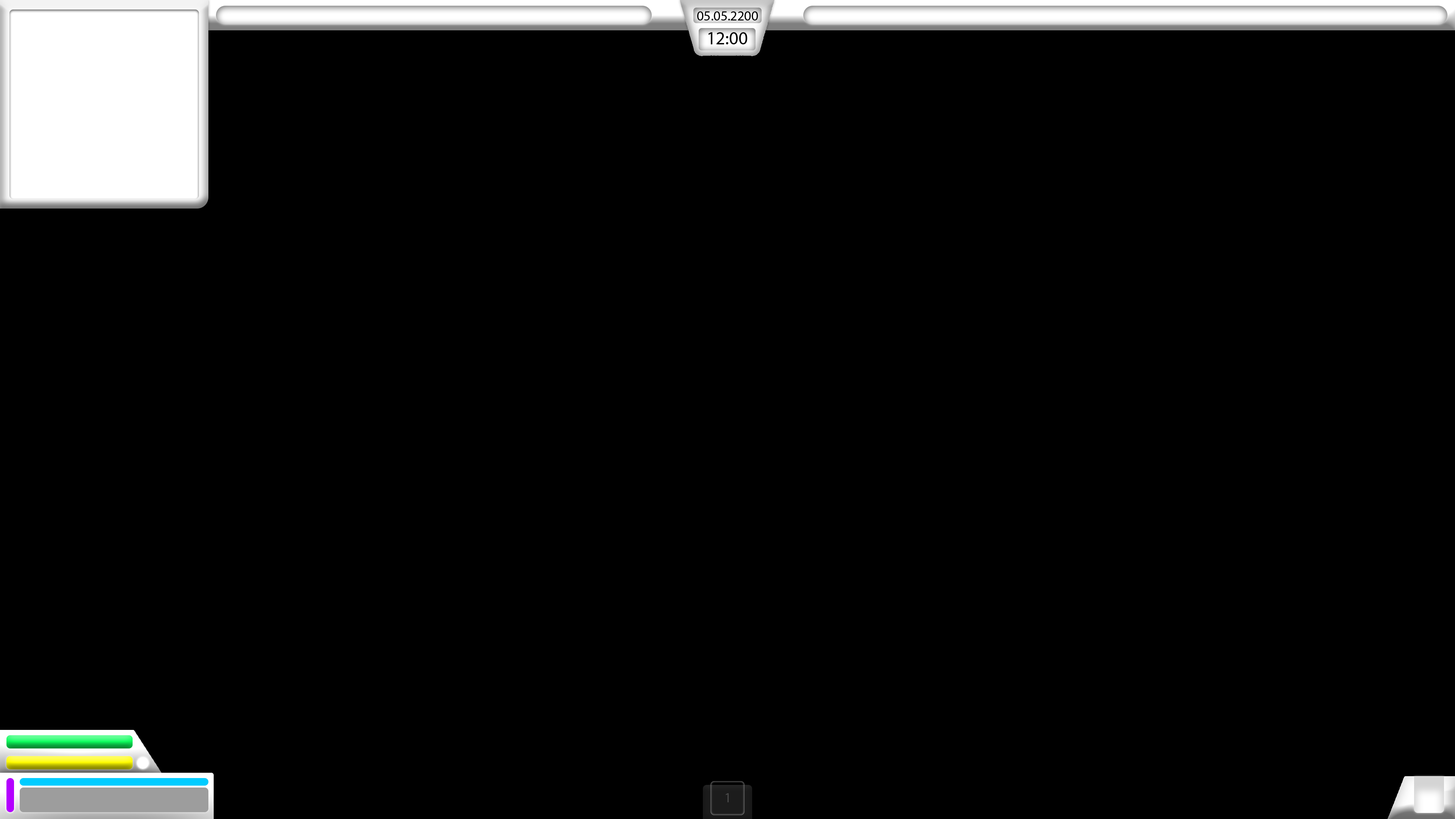
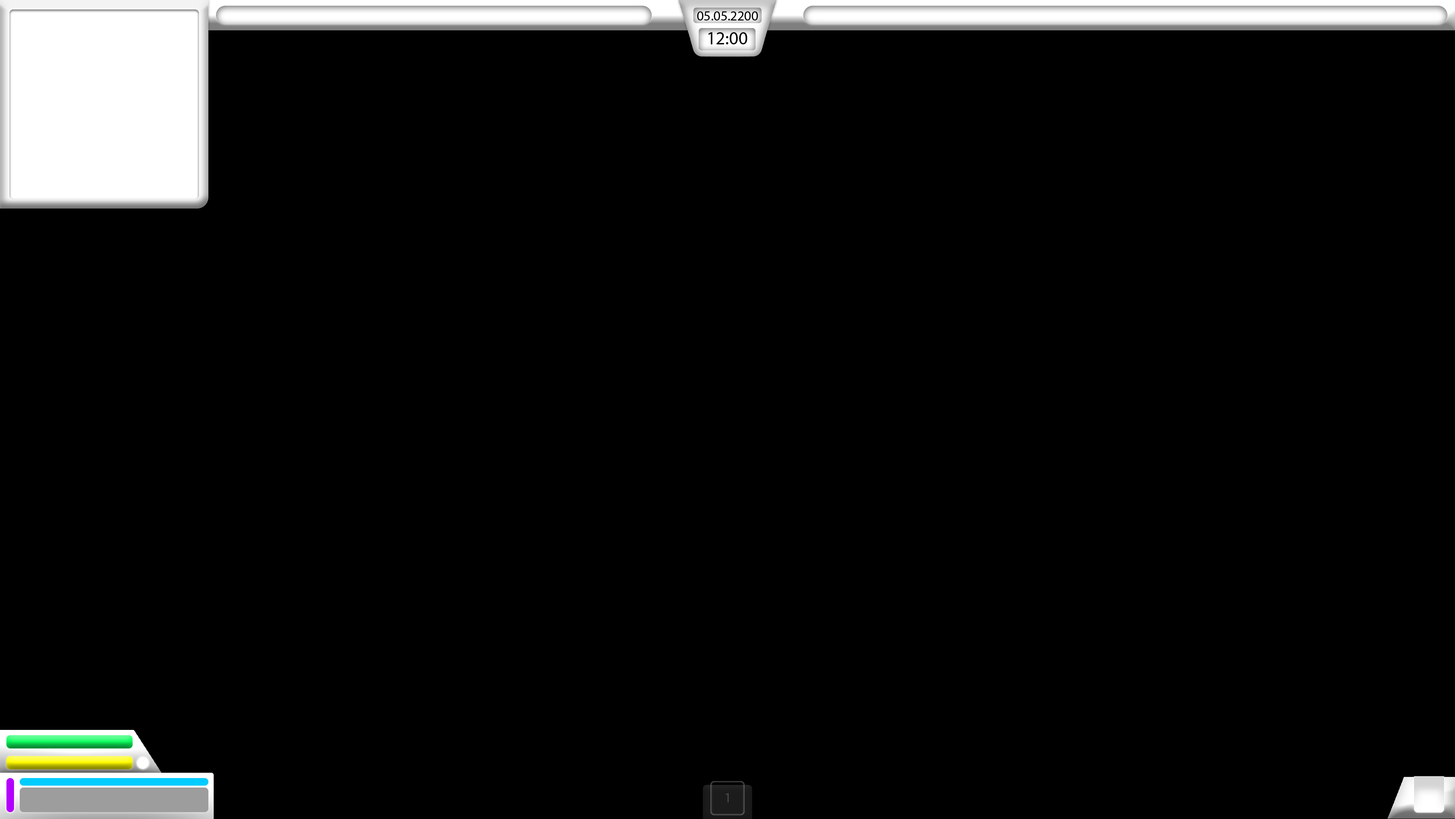
Before/after of a 1455×819 layered artwork. What changed in the layer stack:
painted on "Menus" over [1387, 773, 1455, 819]
painted on "TopBar" over [676, 0, 779, 57]
